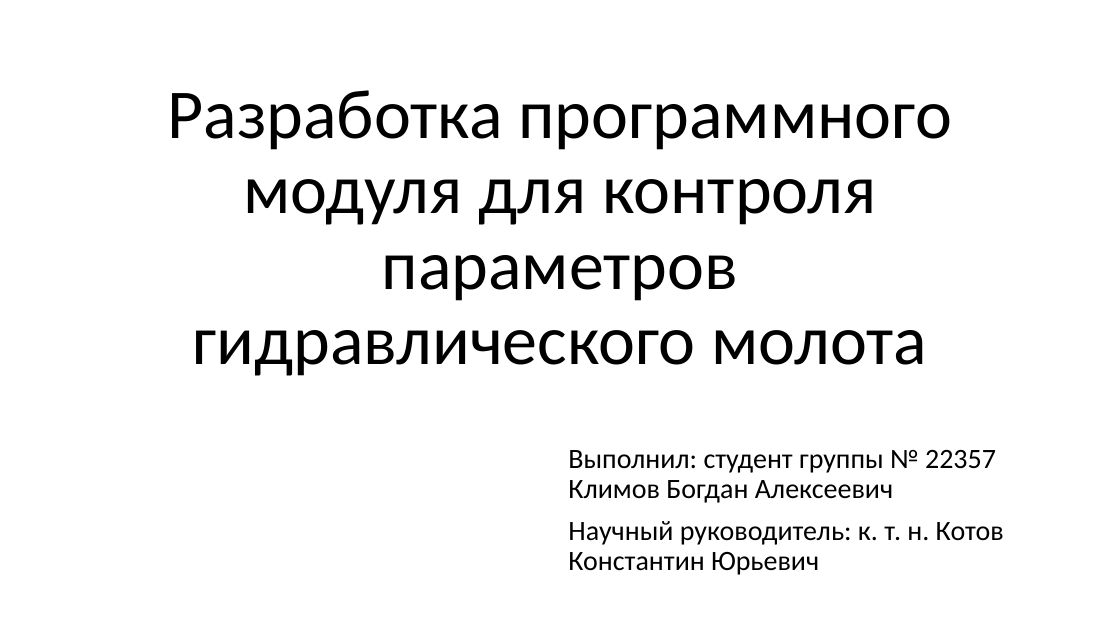
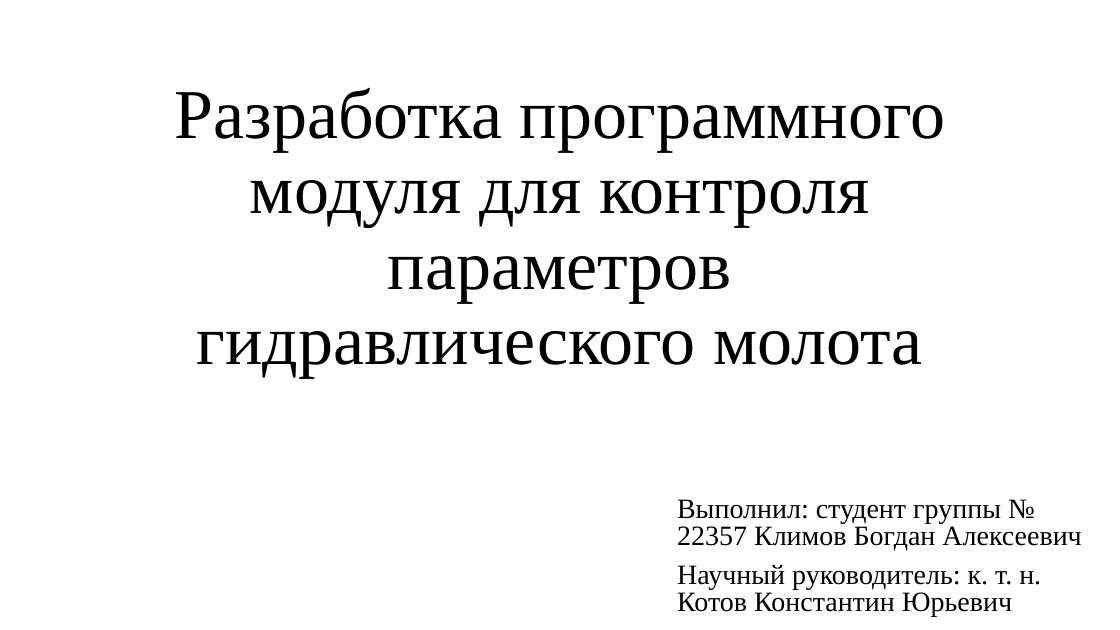
Before and after one commit to KeroDeep/Education, a slide deck: slide 1 of Novosibirsk_State_University/Курсовая работа/Презентация.pptx. Drawn at 1120x630 pixels with LibreOffice and Linux fonts; fonts in the diff are those of the drawing. Boxes give left, top, right and bottom in pixels: in the first picture for what was removed or moved away, otherwise in the second. Text is boxed around its words. In the diff, an @@ line names an element or a change of style, - is before the commit and + after.

```diff
--- a/Novosibirsk_State_University/Курсовая работа/Презентация.pptx
+++ b/Novosibirsk_State_University/Курсовая работа/Презентация.pptx
@@ title "Разработка программного модуля для контроля ..." at (175,88,945,379): font Calibri to Times New Roman @@
@@ subtitle "Выполнил: студент группы № 22357 ...": place and size @@
-subtitle "Выполнил: студент группы № 22357 ..." at (568,450,1004,575)
+subtitle "Выполнил: студент группы № 22357 ..." at (677,499,1081,616)
@@ subtitle "Выполнил: студент группы № 22357 ..." at (677,499,1081,616): font Calibri to Times New Roman; line spacing 0.9 to 0.8 @@
```
Also in this commit, not shown: 10 other slides changed, 15 other files.
